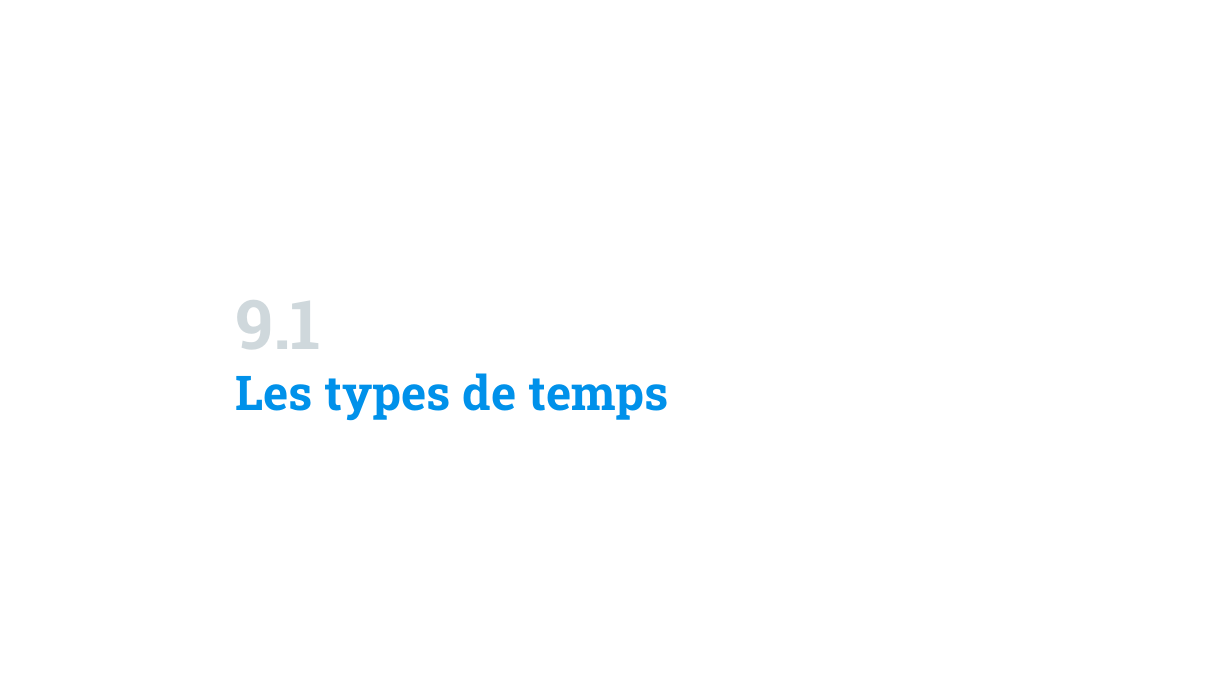
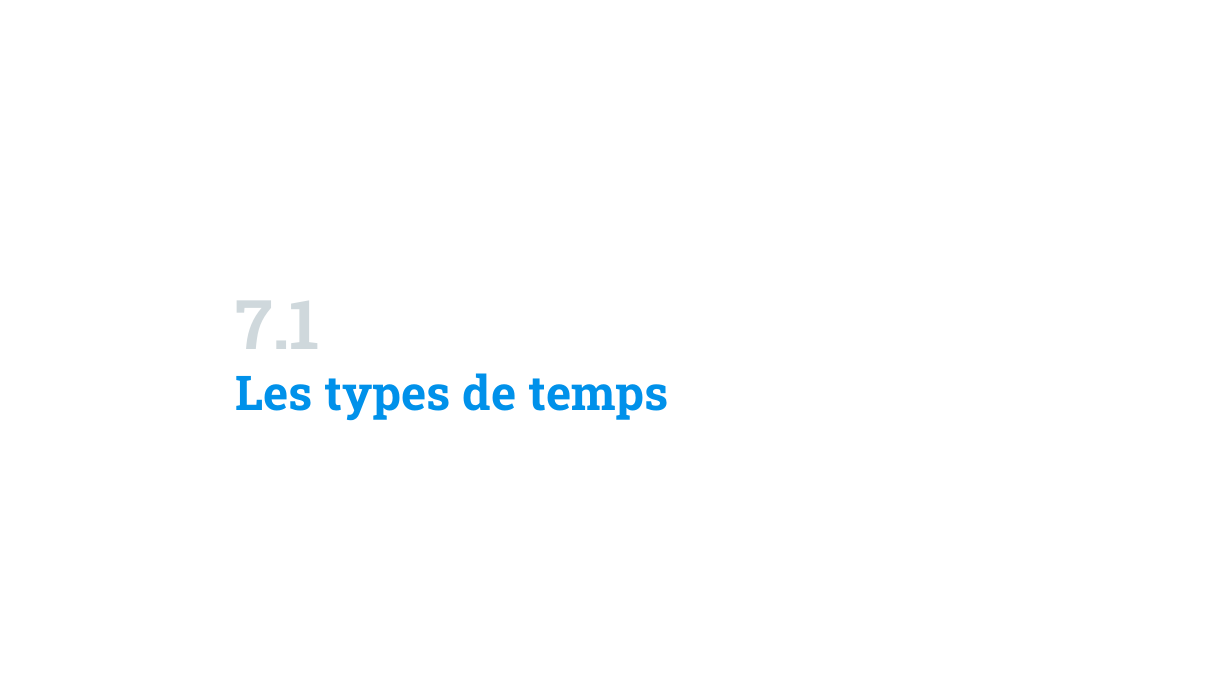
Before and after one commit to Fully-san/PythonSoftwareDevelopment, a slide deck: slide 181 of Supports/Python Software Development.pptx (slide 224 before the commit). Drawn at 1232x693 pixels with LibreOffice and Linux fonts; fonts in the diff are those of the drawing; background and template pictures are left out. Boxes give left, top, right and bottom in pixels: in the first picture for what was removed or moved away, otherwise in the second. Text is boxed around its words. In the diff, an @@ line names an element or a change of style, - is before the commit and + after.

```diff
--- a/Supports/Python Software Development.pptx
+++ b/Supports/Python Software Development.pptx
@@ title at <box>235,301,320,349</box>: text changed @@
-9.1
+7.1
```
Also in this commit, not shown: 11 other slides changed, 1 slide added, 5 other files.
